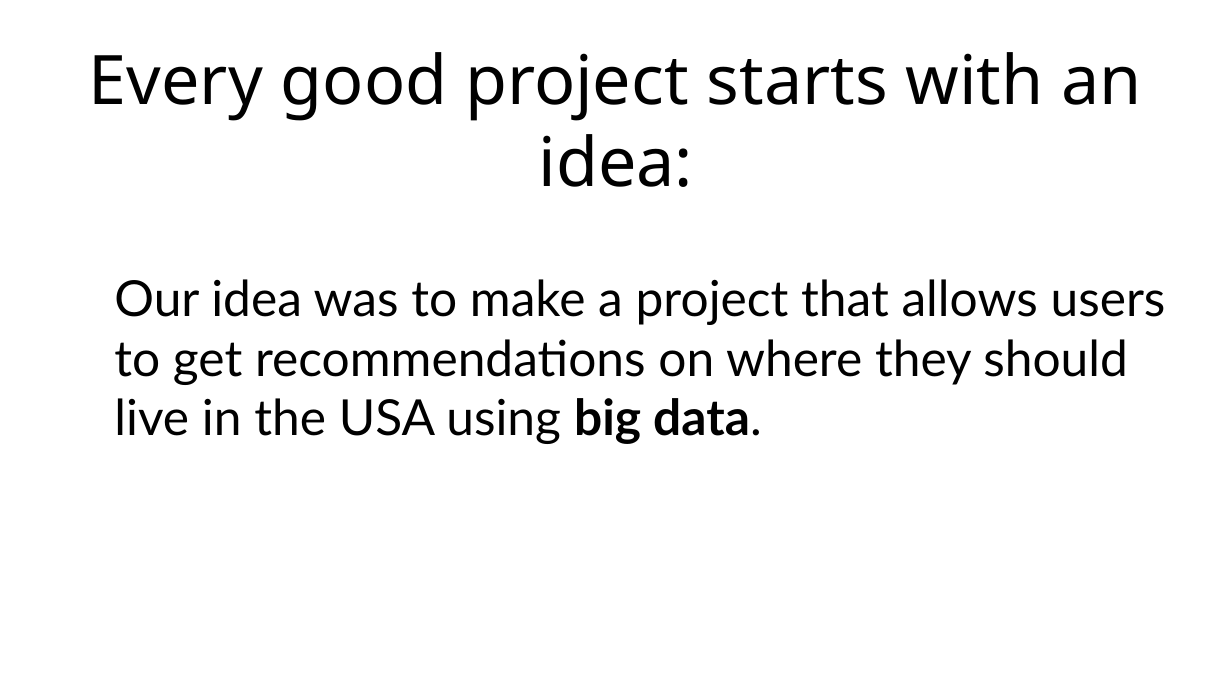
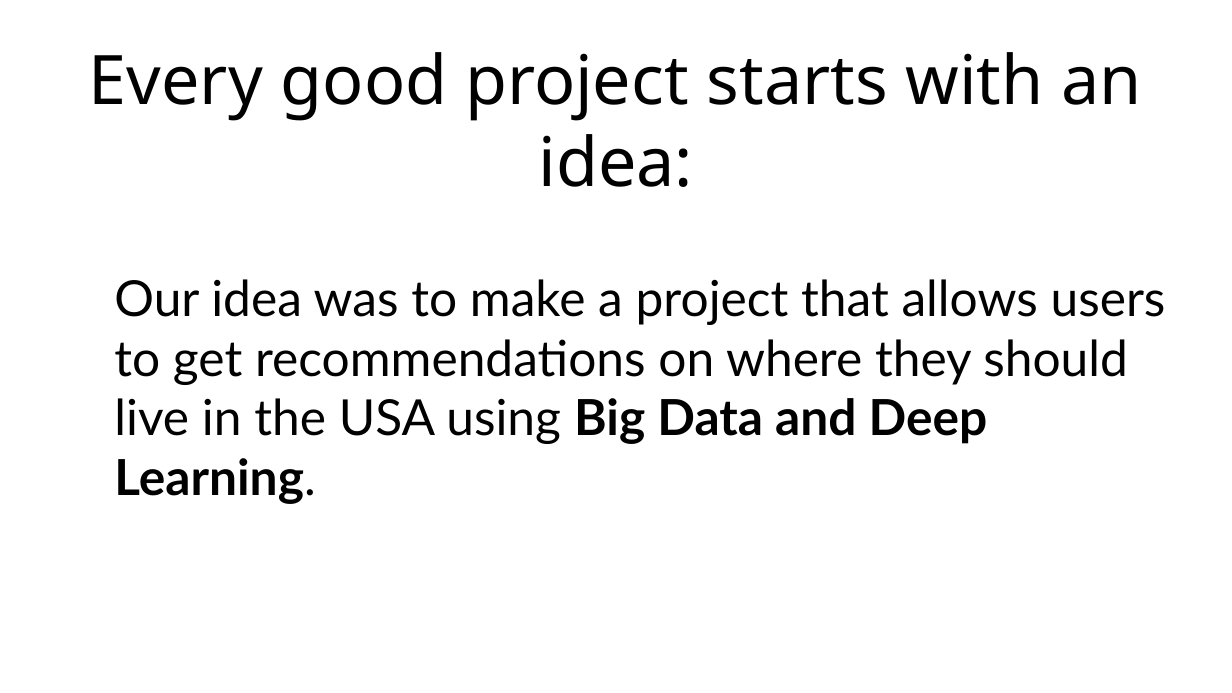
Before and after one commit to py-the-way/py-the-way, a slide deck: slide 2 of presentation/hackathon.odp. Drawn at 1232x693 pixels with LibreOffice and Linux fonts; fonts in the diff are those of the drawing. Boxes give left, top, right and bottom in pixels: in the first picture for what was removed or moved away, otherwise in the second. Text is boxed around its words. In the diff, an @@ line names an element or a change of style, - is before the commit and + after.

```diff
--- a/presentation/hackathon.odp
+++ b/presentation/hackathon.odp
@@ text at [114,279,1166,504]: text changed @@
-Our idea was to make a project that allows users to get recommendations on where they should live in the USA using big data.
+Our idea was to make a project that allows users to get recommendations on where they should live in the USA using Big Data and Deep Learning.
```
Also in this commit, not shown: 2 other slides changed, 3 slides added, 1 slide removed, 1 other file.
